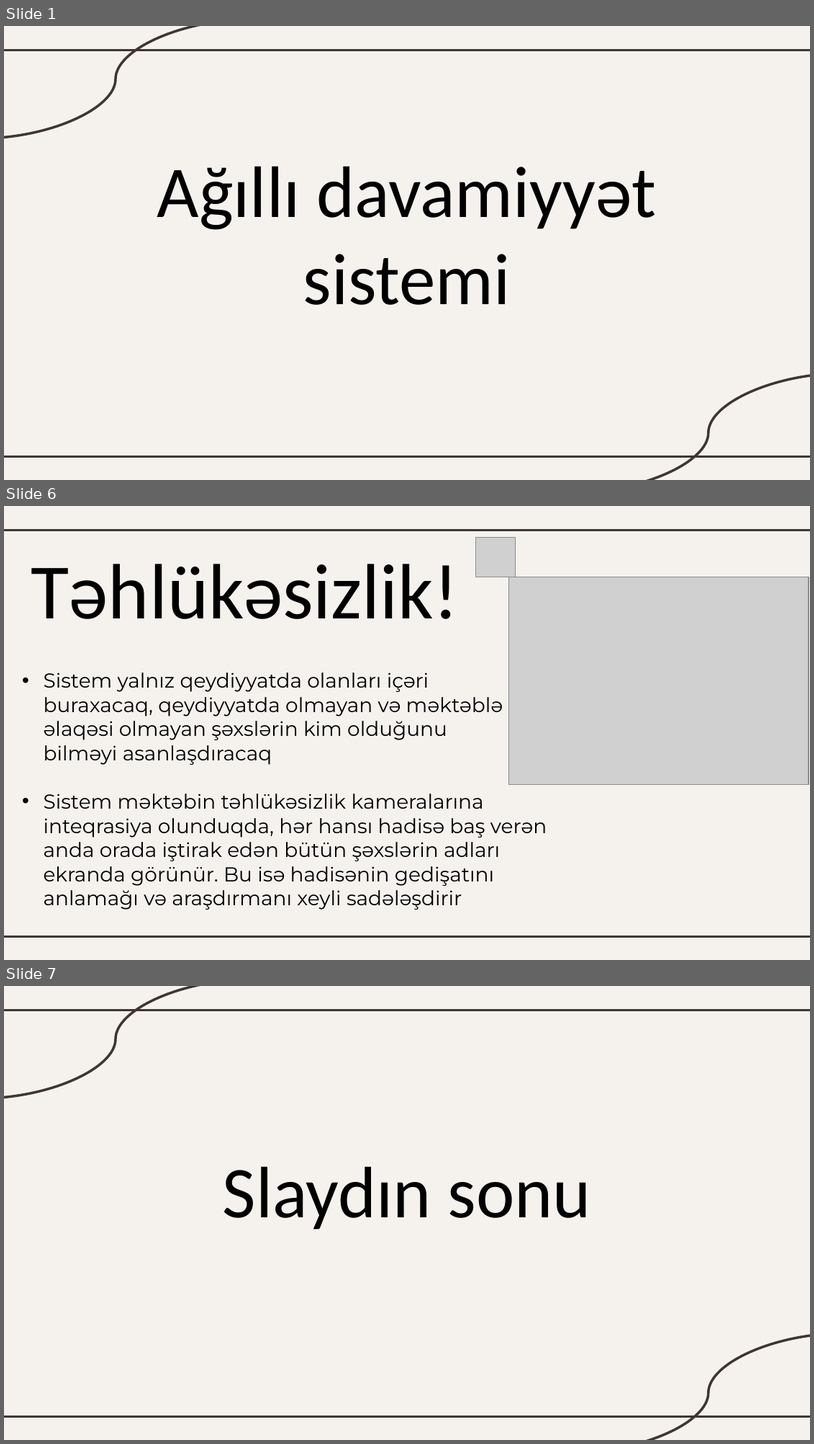
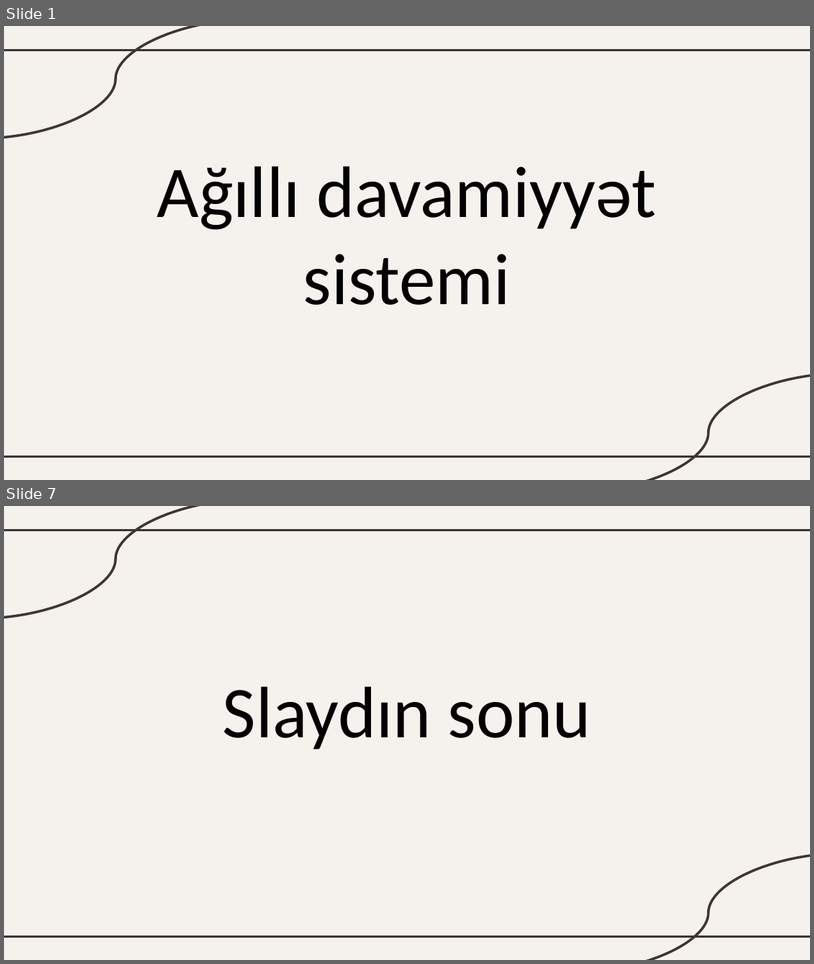
Before and after one commit to DarkinLordz/SmartAttendance, a slide deck: docs/SmartAttendance.pptx. Shown one above the other, each under a label of ours: slides 1, 6 and 7 before the commit, slides 1 and 7 after it; the slides between them are not shown. The pictures are 814x1444 and 814x964 pixels, drawn with LibreOffice and Linux fonts; fonts in the diff are those of the drawing; grey boxes stand for pictures. Boxes give left, top, right and bottom in pixels: in the first picture for what was removed or moved away, otherwise in the second. Text is boxed around its words. In the diff, an @@ line names an element or a change of style, - is before the commit and + after.

```diff
--- a/docs/SmartAttendance.pptx
+++ b/docs/SmartAttendance.pptx
@@ slide 6 removed at (4,506,810,960), background #F5F2EE; not listed: 2 template elements that a slide beside it also shows @@
@@ picture removed at (476,538,516,578) @@
@@ title removed at (31,564,460,619) @@
-Təhlükəsizlik!
@@ picture removed at (509,577,809,784) @@
@@ subtitle removed at (44,672,504,764) @@
-• Sistem yalnız qeydiyyatda olanları içəri buraxacaq, qeydiyyatda olmayan və məktəblə əlaqəsi olmayan şəxslərin kim olduğunu bilməyi asanlaşdıracaq
@@ text removed at (44,793,547,909) @@
-• Sistem məktəbin təhlükəsizlik kameralarına inteqrasiya olunduqda, hər hansı hadisə baş verən anda orada iştirak edən bütün şəxslərin adları ekranda görünür. Bu isə hadisənin gedişatını anlamağı və araşdırmanı xeyli sadələşdirir
```
Also in this commit, not shown: 4 slides changed, 1 slide added.
